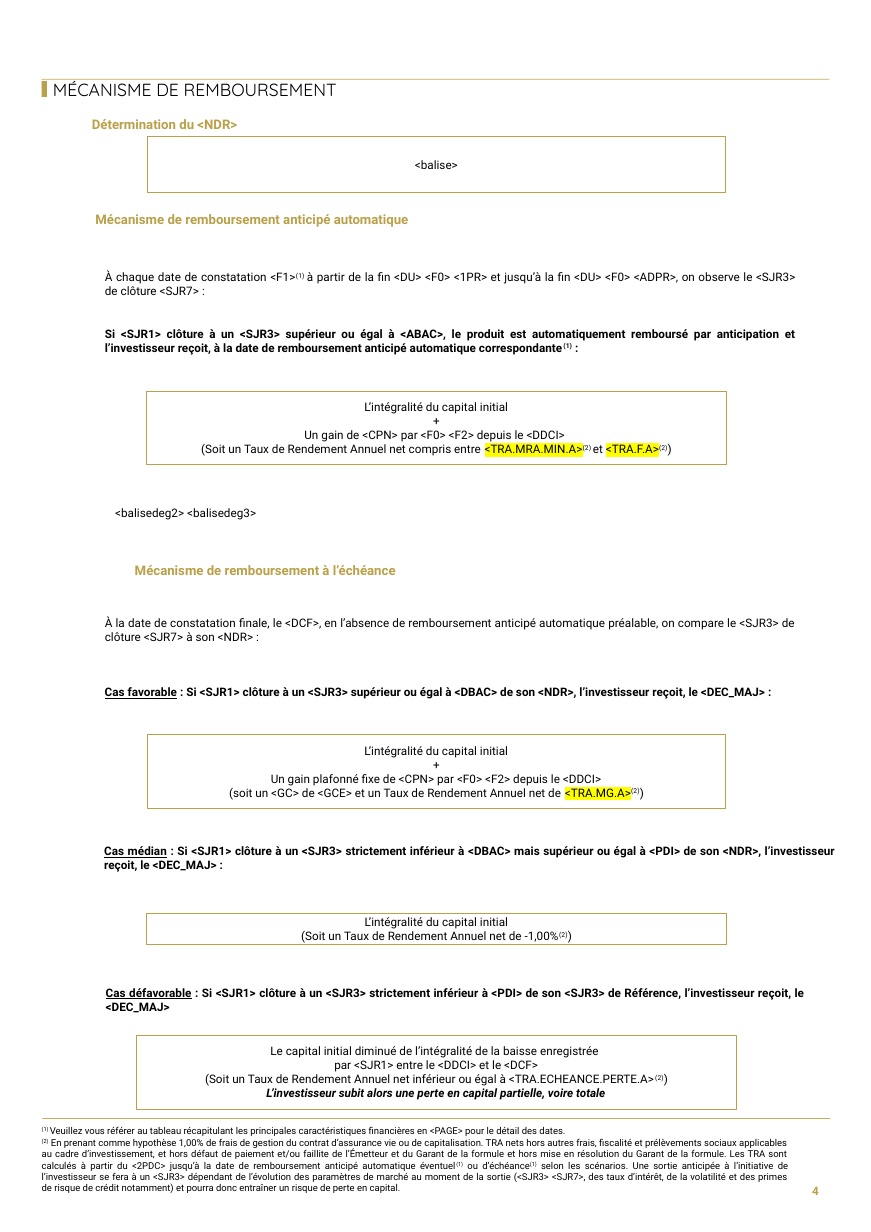
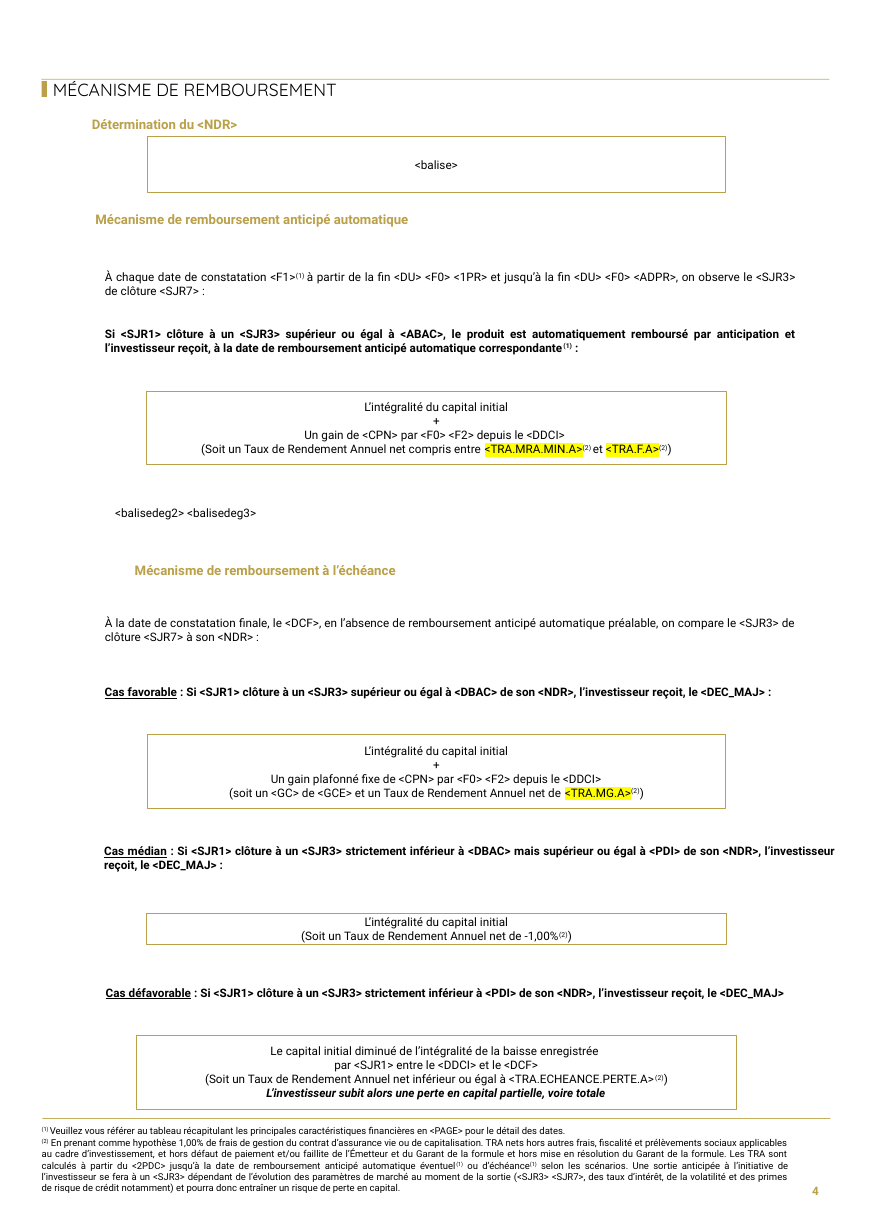
Before and after one commit to guillaumejacquin/Moulinette_Brochure_Equitim, a slide deck: slide 4 of Templates/morgan.pptx. Drawn at 871x1232 pixels with LibreOffice and Linux fonts; fonts in the diff are those of the drawing; background and template pictures are left out. Boxes give left, top, right and bottom in pixels: in the first picture for what was removed or moved away, otherwise in the second. Text is boxed around its words. In the diff, an @@ line names an element or a change of style, - is before the commit and + after.

```diff
--- a/Templates/morgan.pptx
+++ b/Templates/morgan.pptx
@@ text at (106, 988, 784, 1000): text changed @@
-Cas défavorable : Si <SJR1> clôture à un <SJR3> strictement inférieur à <PDI> de son <SJR3> de Référence, l’investisseur reçoit, le <DEC_MAJ>
+Cas défavorable : Si <SJR1> clôture à un <SJR3> strictement inférieur à <PDI> de son <NDR>, l’investisseur reçoit, le <DEC_MAJ>
```
Also in this commit, not shown: 2 other slides changed, 23 other files.
